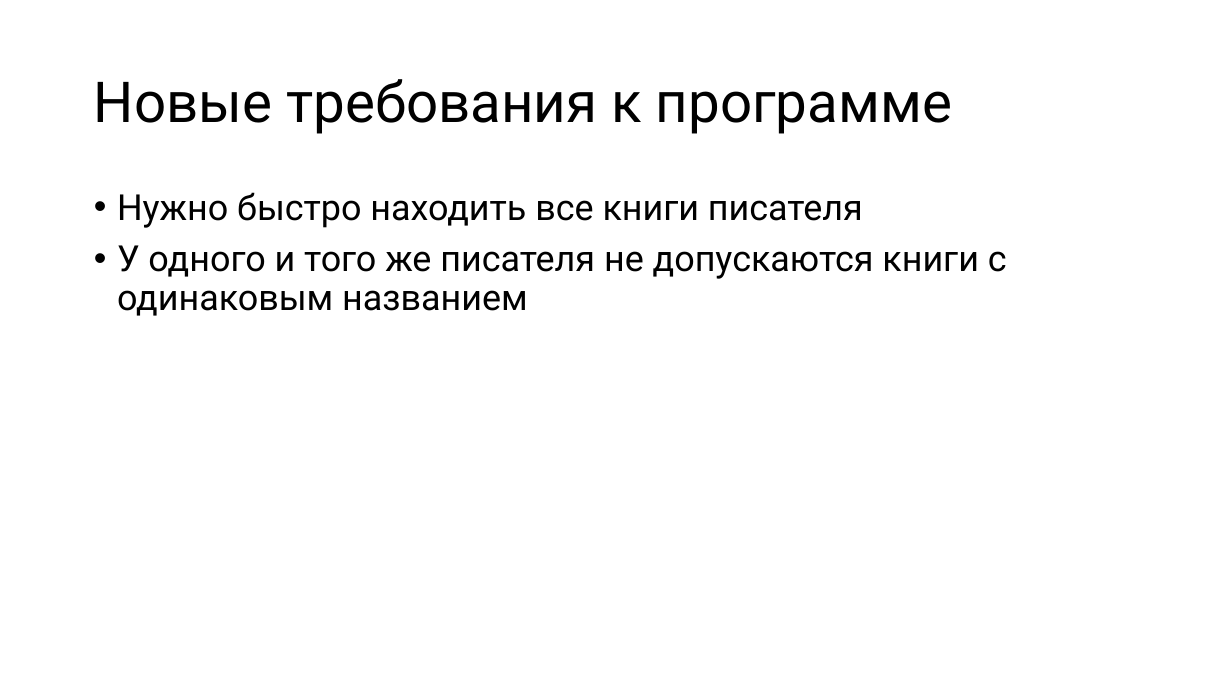
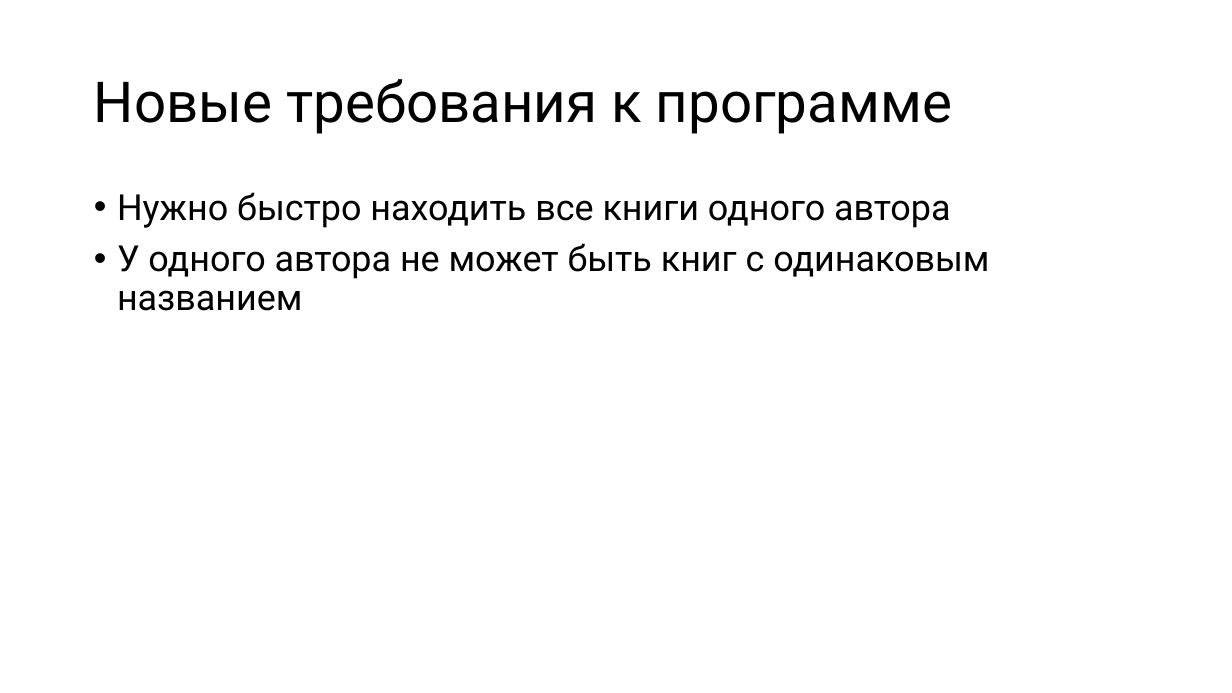
Before and after one commit to alexey-malov/ood, a slide deck: slide 6 of lectures/09.iterator/iterator.pptx (slide 7 before the commit). Drawn at 1232x693 pixels with LibreOffice and Linux fonts; fonts in the diff are those of the drawing. Boxes give left, top, right and bottom in pixels: in the first picture for what was removed or moved away, otherwise in the second. Text is boxed around its words. In the diff, an @@ line names an element or a change of style, - is before the commit and + after.

```diff
--- a/lectures/09.iterator/iterator.pptx
+++ b/lectures/09.iterator/iterator.pptx
@@ text at [117,192,989,311]: text changed @@
-• Нужно быстро находить все книги писателя
-• У одного и того же писателя не допускаются книги с одинаковым названием
+• Нужно быстро находить все книги одного автора
+• У одного автора не может быть книг с одинаковым названием
```
Also in this commit, not shown: 6 other slides changed, 1 slide added, 2 slides removed.
